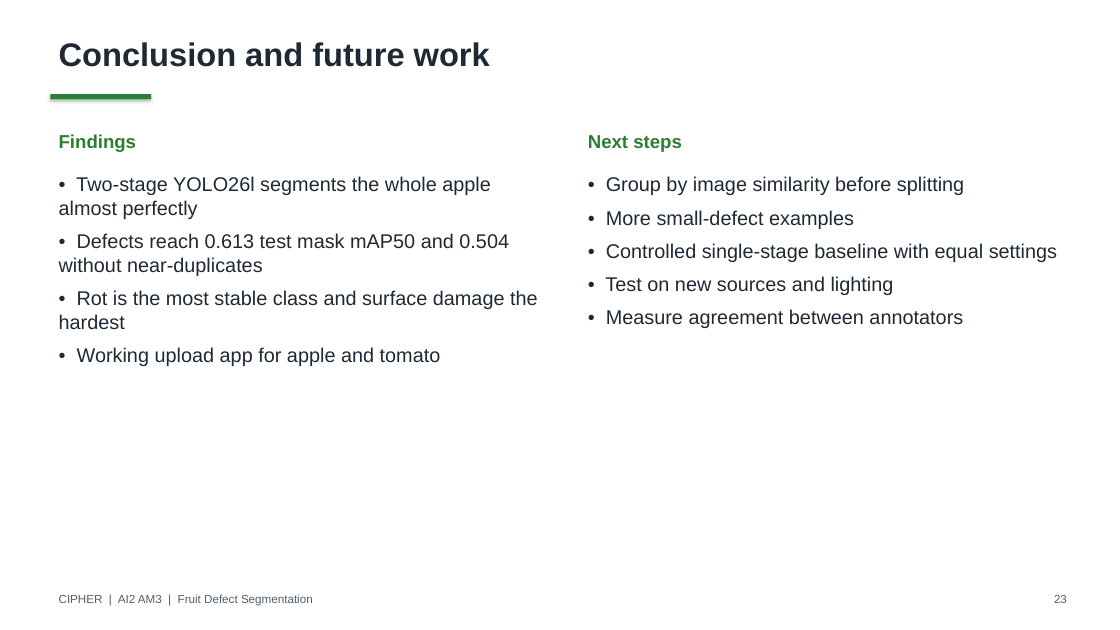
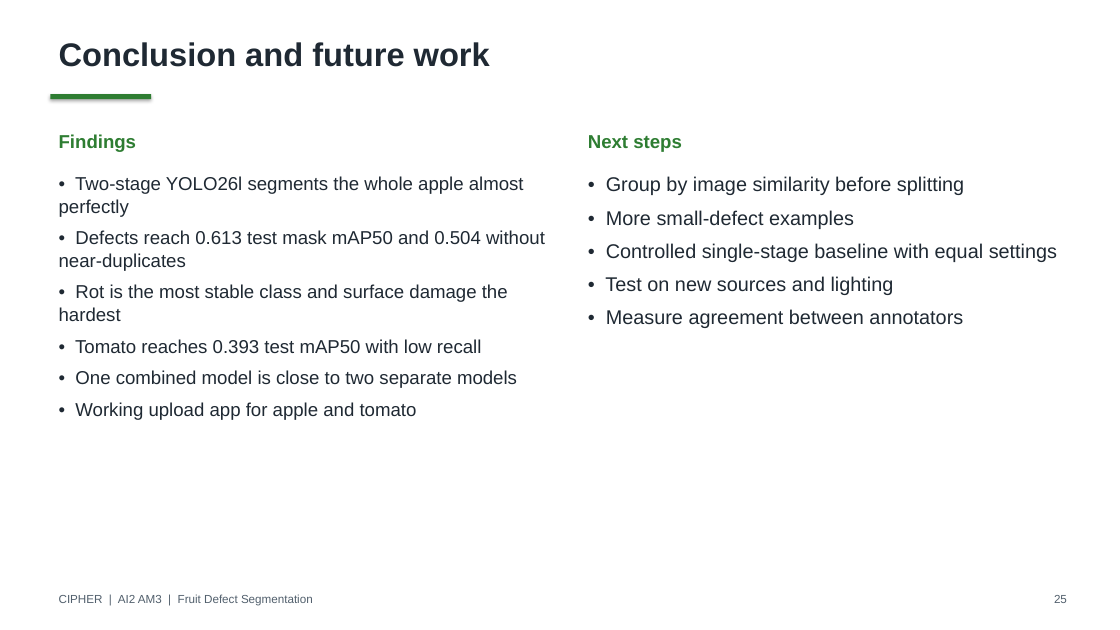
Before and after one commit to deangg/instancesegmentation, a slide deck: slide 25 of slides/CIPHER_AI2_Final_Defense.pptx (slide 23 before the commit). Drawn at 1120x630 pixels with LibreOffice and Linux fonts; fonts in the diff are those of the drawing. Boxes give left, top, right and bottom in pixels: in the first picture for what was removed or moved away, otherwise in the second. Text is boxed around its words. In the diff, an @@ line names an element or a change of style, - is before the commit and + after.

```diff
--- a/slides/CIPHER_AI2_Final_Defense.pptx
+++ b/slides/CIPHER_AI2_Final_Defense.pptx
@@ text at <box>59,176,545,420</box>: size 17 to 16 pt in "• Two-stage YOLO26l segments the whole apple ...", "• Defects reach 0.613 test mask mAP50 ...", "• Rot is the most stable class ...", "• Working upload app for apple and ..." @@
@@ text at <box>75,339,517,388</box>: paragraphs added @@
+• Tomato reaches 0.393 test mAP50 with low recall
+• One combined model is close to two separate models
```
Also in this commit, not shown: 8 other slides changed, 2 slides added, 15 other files.
